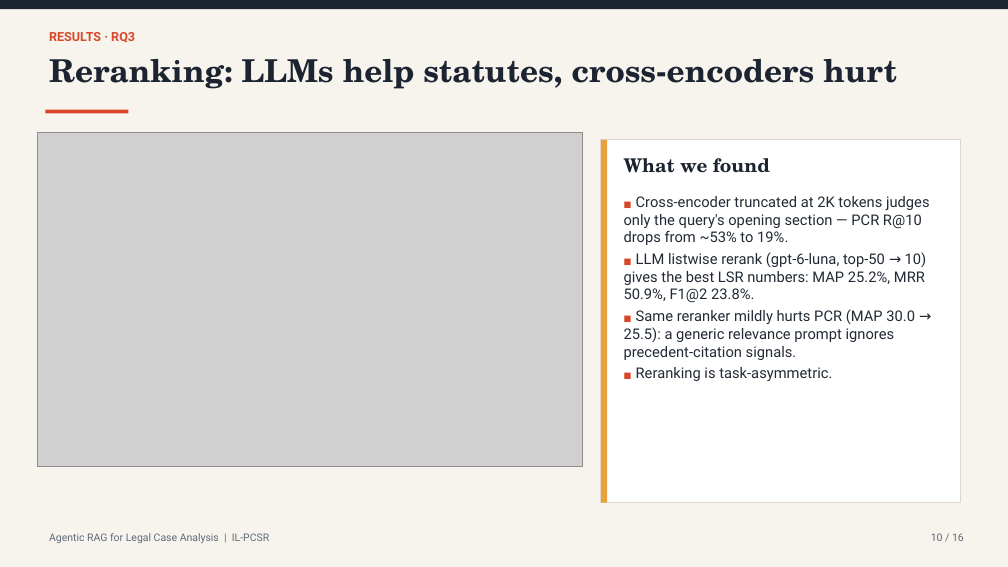
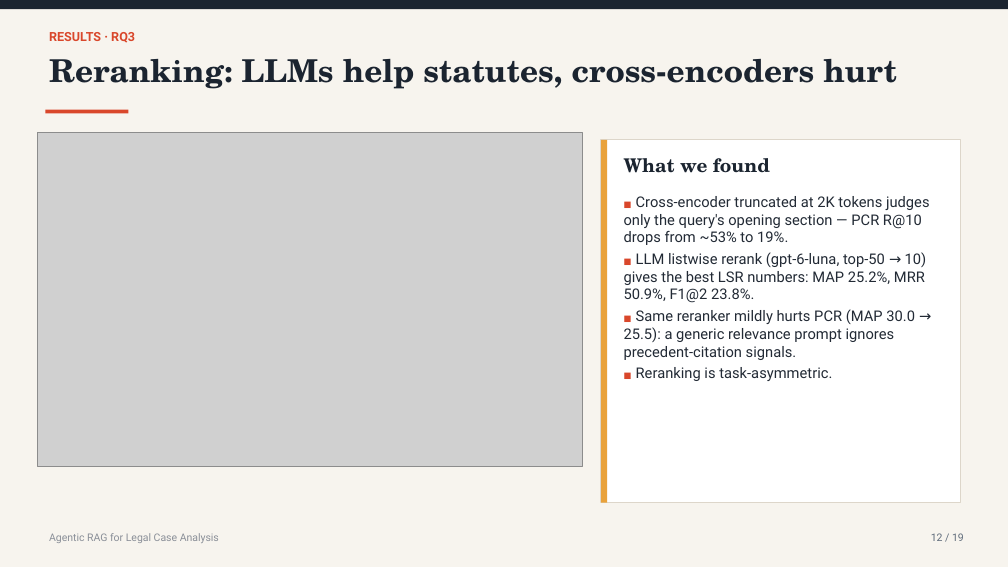
Before and after one commit to sakshi-patil-1111/legal-rag, a slide deck: slide 12 of BTech_Latex_Report/Legal_RAG_Project.pptx (slide 10 before the commit). Drawn at 1008x567 pixels with LibreOffice and Linux fonts; fonts in the diff are those of the drawing; grey boxes stand for pictures. Boxes give left, top, right and bottom in pixels: in the first picture for what was removed or moved away, otherwise in the second. Text is boxed around its words. In the diff, an @@ line names an element or a change of style, - is before the commit and + after.

```diff
--- a/BTech_Latex_Report/Legal_RAG_Project.pptx
+++ b/BTech_Latex_Report/Legal_RAG_Project.pptx
@@ text at box(49, 533, 219, 543): text changed; text colour #5F6B7A to #8A8F98 @@
-Agentic RAG for Legal Case Analysis | IL-PCSR
+Agentic RAG for Legal Case Analysis
@@ text at box(931, 533, 964, 541): text changed @@
-10 / 16
+12 / 19
```
Also in this commit, not shown: 14 other slides changed, 4 slides added, 1 slide removed.
